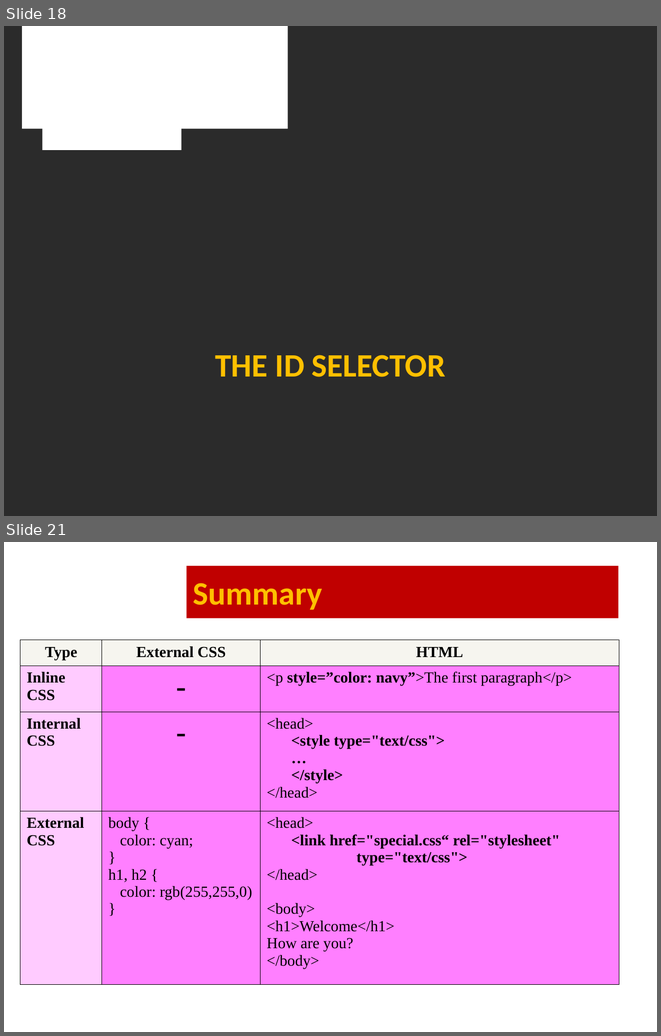
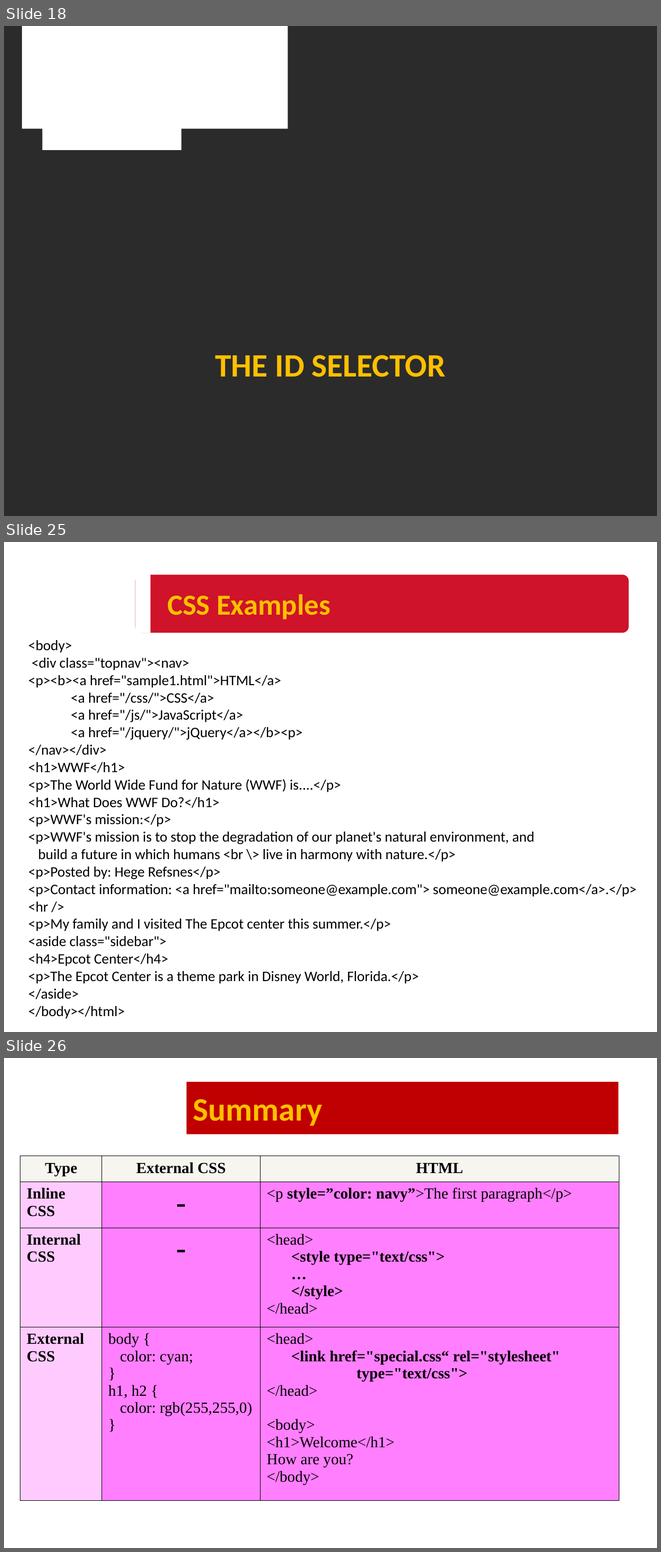
Before and after one commit to HUANGXUANKUN/Personal-Blog, a slide deck: NUS WPA - Copy/Lesson3/lesson3 Slide.ppt. Shown one above the other, each under a label of ours: slides 18 and 21 before the commit, slides 18, 25 and 26 after it; the slides between them are not shown. The pictures are 661x1036 and 661x1552 pixels, drawn with LibreOffice and Linux fonts; fonts in the diff are those of the drawing; background and template pictures are left out; a plain dark background stands for a picture behind light text. Boxes give left, top, right and bottom in pixels: in the first picture for what was removed or moved away, otherwise in the second. Text is boxed around its words. In the diff, an @@ line names an element or a change of style, - is before the commit and + after.

```diff
--- a/NUS WPA - Copy/Lesson3/lesson3 Slide.ppt
+++ b/NUS WPA - Copy/Lesson3/lesson3 Slide.ppt
@@ slide 25 added at (x1=4, y1=542, x2=657, y2=1032), background picture (left out) @@
@@ rectangle added at (x1=135, y1=573, x2=151, y2=633), fill #FFFFFF @@
@@ rounded rectangle added at (x1=135, y1=575, x2=629, y2=633), fill #CE132A @@
@@ title added at (x1=167, y1=594, x2=330, y2=619), 32 pt, text #FFC000, bold @@
+CSS Examples
@@ text added at (x1=28, y1=640, x2=636, y2=1018), 16 pt, text #000000 @@
+<body>
+<div class="topnav"><nav>
+<p><b><a href="sample1.html">HTML</a>
+<a href="/css/">CSS</a>
+<a href="/js/">JavaScript</a>
+<a href="/jquery/">jQuery</a></b><p>
+</nav></div>
+<h1>WWF</h1>
+<p>The World Wide Fund for Nature (WWF) is....</p>
+<h1>What Does WWF Do?</h1>
+<p>WWF's mission:</p>
+<p>WWF's mission is to stop the degradation of our planet's natural environment, and
+build a future in which humans <br \> live in harmony with nature.</p>
+<p>Posted by: Hege Refsnes</p>
+<p>Contact information: <a href="mailto:someone@example.com"> someone@example.com</a>.</p>
+<hr />
+<p>My family and I visited The Epcot center this summer.</p>
+<aside class="sidebar">
+<h4>Epcot Center</h4>
+<p>The Epcot Center is a theme park in Disney World, Florida.</p>
+</aside>
+</body></html>
@@ what was slide 21 is now slide 26 @@
```
Also in this commit, not shown: 7 slides changed, 4 other slides added, 10 other files.
